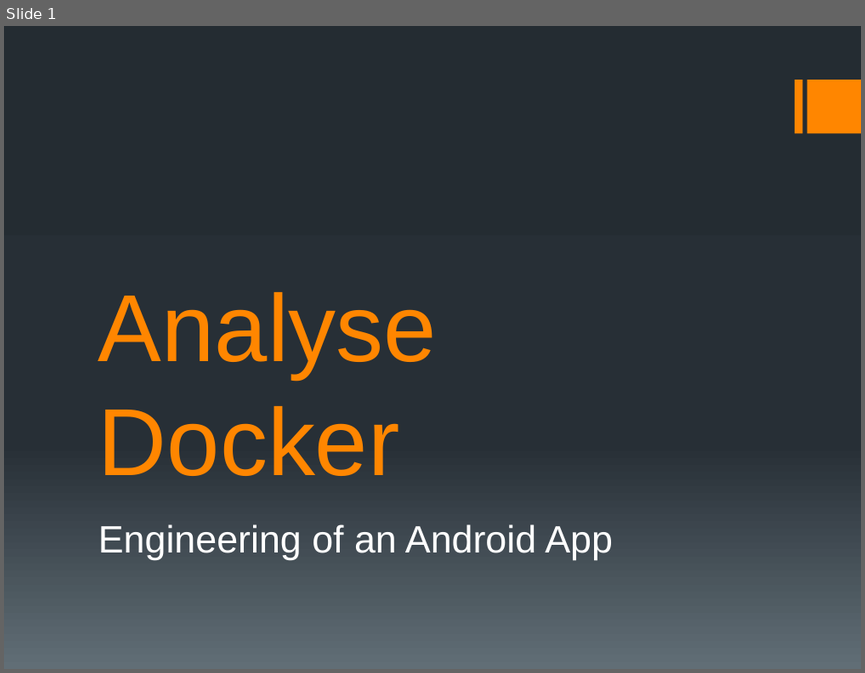
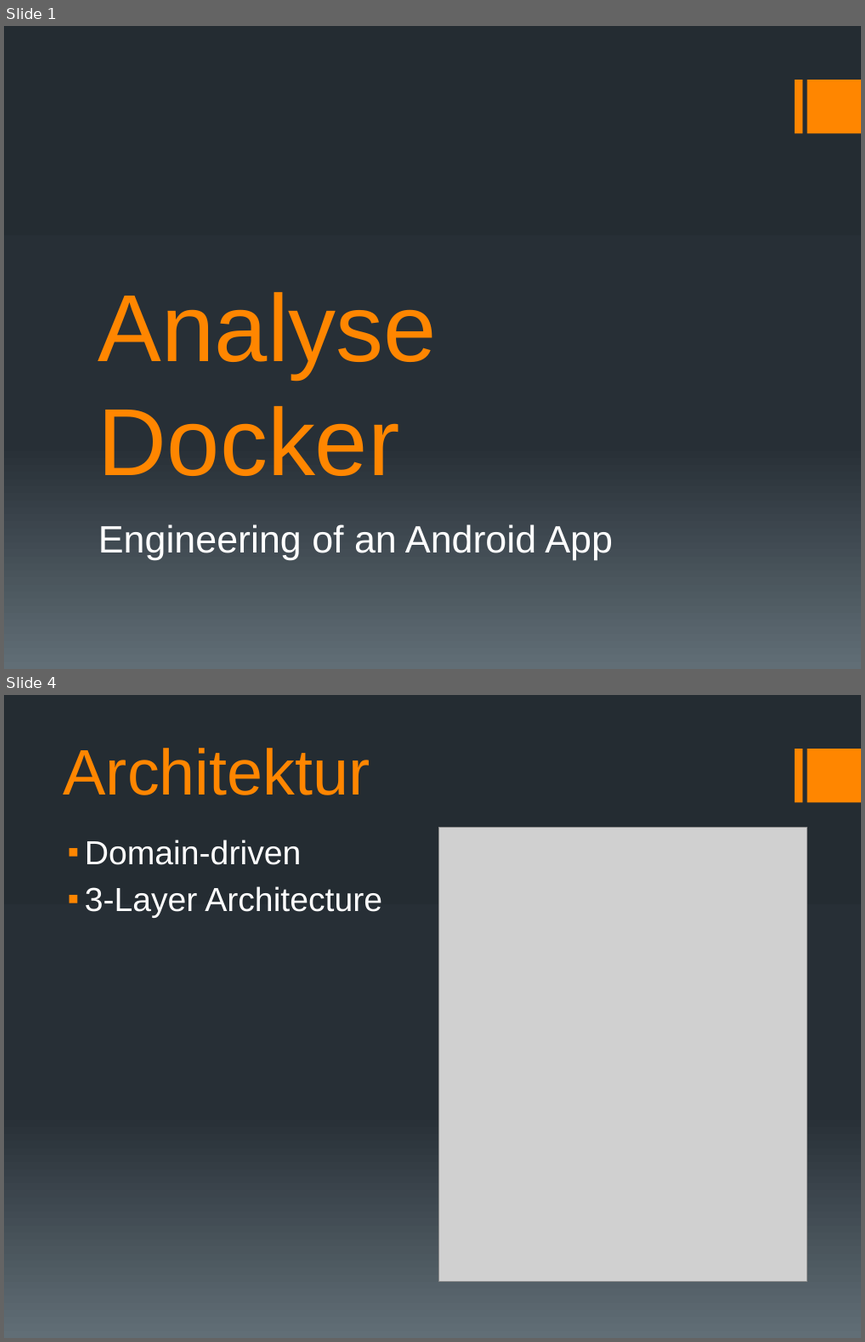
Before and after one commit to docker-apps/Docker, a slide deck: Documents/Analyse/Analyse_Präsentation_v1.pptx. Shown one above the other, each under a label of ours: slide 1 before the commit, slides 1 and 4 after it; the slides between them are not shown. The pictures are 865x673 and 865x1342 pixels, drawn with LibreOffice and Linux fonts; fonts in the diff are those of the drawing; grey boxes stand for pictures. Boxes give left, top, right and bottom in pixels: in the first picture for what was removed or moved away, otherwise in the second. Text is boxed around its words. In the diff, an @@ line names an element or a change of style, - is before the commit and + after.

```diff
--- a/Documents/Analyse/Analyse_Präsentation_v1.pptx
+++ b/Documents/Analyse/Analyse_Präsentation_v1.pptx
@@ slide 4 added at (4,695,861,1338), background gradient #242C33 to #273037 to #636D76; not listed: 2 template elements that a slide beside it also shows @@
@@ title added at (64,748,370,795), 54 pt, text #FF8600 @@
+Architektur
@@ text added at (85,839,382,918), 28 pt, text #FFFFFF @@
+▪ Domain-driven
+▪ 3-Layer Architecture
@@ picture added at (439,828,806,1281) @@
```
Also in this commit, not shown: 2 slides changed, 5 other slides added, 2 slides removed.
